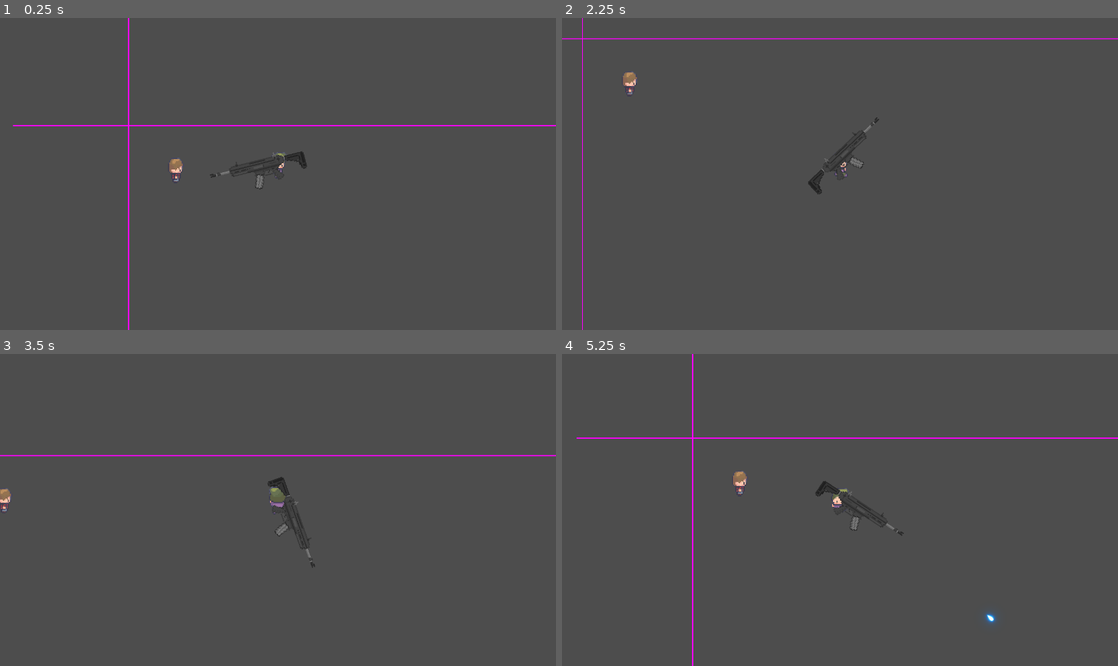
Above: before the commit, frames 1-4 (two rows, left to right).
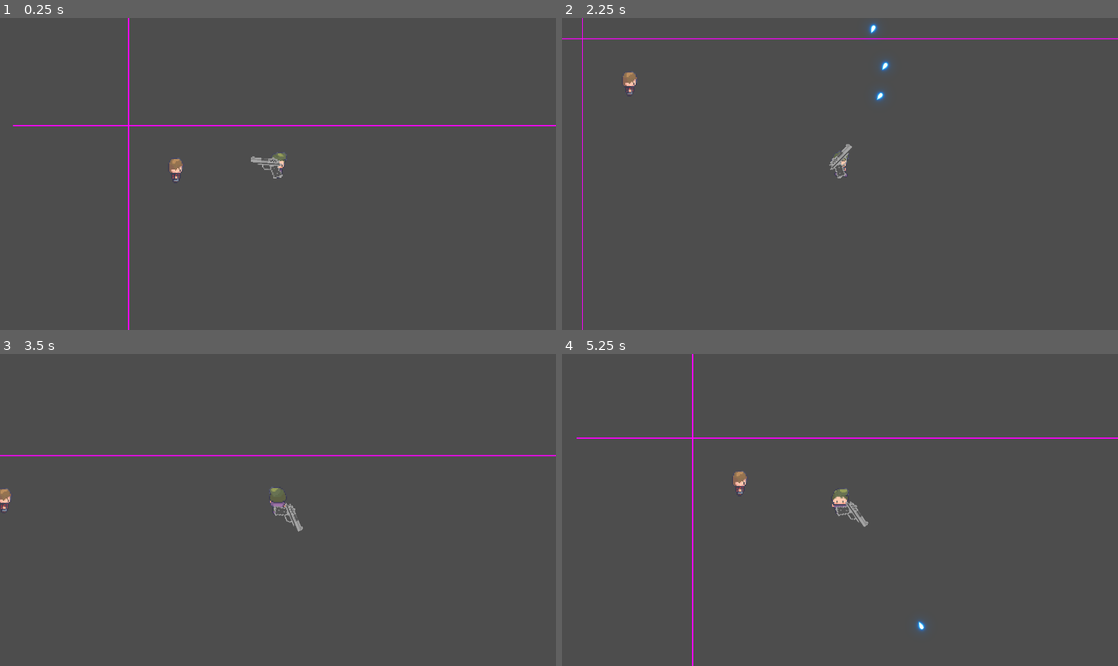
Above: after the commit, the same moments.

Repository: shuyangzhangfirst/Worker_Godot_Game
Game: Godot game, scene res://scene/main/main.tscn
The game is run twice, just before and just after one commit, with the same random seed, the same clock (stepped at 60 frames per second) and the same inputs. The engine's default icon, where the game draws it, is replaced by a stand-in: a white triangle on a blue panel in a dark square.
Inputs (mouse positions are in pixels of both pictures, inside the frame that each line leads up to):
- Up to frame 1 (0.25 s): no input
- Up to frame 2 (2.25 s): move the mouse to (962, 158) at 0.52 s; hold D (Right) 0.53-1.28 s; click (962, 158) at 0.6 s; move the mouse to (728, 189) at 1.27 s; hold S (Down) 1.28-2.03 s; tap Tab (change_fire_mode) at 1.35 s; move the mouse to (895, 105) at 2.02 s; hold D (Right) from 2.03 s (still down); click (895, 105) at 2.1 s
- Up to frame 3 (3.5 s): move the mouse to (250, 572) at 2.77 s; release D (Right) at 2.78 s; hold W (Up) from 2.78 s (still down); tap Tab (change_fire_mode) at 2.85 s
- Up to frame 4 (5.25 s): move the mouse to (1006, 556) at 3.52 s; release W (Up) at 3.53 s; hold A (Left) 3.53-5.03 s; click (1006, 556) at 3.6 s; move the mouse to (673, 463) at 4.27 s; tap Tab (change_fire_mode) at 4.35 s; move the mouse to (867, 510) at 5.02 s; hold S (Down) from 5.03 s (still down); click (867, 510) at 5.1 s

The runs differ from the first frame. In frame 1, 0.4% of the frame differs, in the area x 37-56%, y 42-56%; in frame 2, 0.6%, in the area x 44-60%, y 1-57%; in frame 3, 0.4%; in frame 4, 0.5%.
Error before the commit: Invalid access to property or key 'TakeDamage' on a base object of type 'Nil'. (res://script/component/character/player/player.gd:10)

Commit message:
修正玩家场景

Diff:
--- a/scene/component/character/player/player.tscn
+++ b/scene/component/character/player/player.tscn
@@ -7,7 +7,10 @@
 [ext_resource type="Script" uid="uid://dujllhikumg4" path="res://script/class/state/Player/Player_Walk_State.gd" id="5_bubao"]
 [ext_resource type="Script" uid="uid://cbcdyr20avkx4" path="res://script/component/character/StatsSystem/StatsManager.gd" id="6_1nox1"]
 [ext_resource type="Script" uid="uid://d187dktq0xg4" path="res://script/component/character/StatsSystem/Stat.gd" id="7_kvbc0"]
-[ext_resource type="PackedScene" uid="uid://cslh3tucr7qfn" path="res://scene/component/weapon/gun/automatic_rifle/automatic_rifle.tscn" id="8_28dk6"]
+[ext_resource type="PackedScene" uid="uid://be8n6l64fk5hw" path="res://scene/component/weapon/gun/handgun/handgun.tscn" id="8_28dk6"]
+[ext_resource type="Resource" uid="uid://rvd8fu46ifbb" path="res://Resource/PlayerStatResource/PlayerMaxHealth.tres" id="9_dthkf"]
+[ext_resource type="Resource" uid="uid://ciajtkyy557wt" path="res://Resource/PlayerStatResource/PlayerCurrentHealth.tres" id="10_dyfn5"]
+[ext_resource type="Script" uid="uid://dfxe4byorgdgl" path="res://script/component/hurtbox 受击框/Hurtbox.gd" id="11_dyfn5"]
 
 [sub_resource type="RectangleShape2D" id="RectangleShape2D_1tc5g"]
 size = Vector2(12, 7)
@@ -146,8 +149,50 @@
 base_value = 100.0
 metadata/_custom_type_script = "uid://d187dktq0xg4"
 
-[node name="Player" type="CharacterBody2D" unique_id=576296784 node_paths=PackedStringArray("animationplayer", "sprite", "statemachine")]
+[sub_resource type="RectangleShape2D" id="RectangleShape2D_8ua8b"]
+size = Vector2(15, 22)
+
+[sub_resource type="Animation" id="Animation_dyfn5"]
+length = 0.001
+tracks/0/type = "value"
+tracks/0/imported = false
+tracks/0/enabled = true
+tracks/0/path = NodePath(".:modulate")
+tracks/0/interp = 1
+tracks/0/loop_wrap = true
+tracks/0/keys = {
+"times": PackedFloat32Array(0),
+"transitions": PackedFloat32Array(1),
+"update": 0,
+"values": [Color(1, 1, 1, 1)]
+}
+
+[sub_resource type="Animation" id="Animation_8ua8b"]
+resource_name = "takedamage"
+step = 0.05
+tracks/0/type = "value"
+tracks/0/imported = false
+tracks/0/enabled = true
+tracks/0/path = NodePath(".:modulate")
+tracks/0/interp = 1
+tracks/0/loop_wrap = true
+tracks/0/keys = {
+"times": PackedFloat32Array(0, 0.1, 0.19984019, 0.29984018, 0.39968038, 0.49968037, 0.596745, 0.69674504, 0.79936075),
+"transitions": PackedFloat32Array(1, 1, 1, 1, 1, 1, 1, 1, 1),
+"update": 0,
+"values": [Color(1, 1, 1, 1), Color(1, 1, 1, 0.19607843), Color(1, 1, 1, 1), Color(1, 1, 1, 0.39215687), Color(1, 1, 1, 1), Color(1, 1, 1, 0.5882353), Color(1, 1, 1, 1), Color(1, 1, 1, 0.78431374), Color(1, 1, 1, 1)]
+}
+
+[sub_resource type="AnimationLibrary" id="AnimationLibrary_60te1"]
+_data = {
+&"RESET": SubResource("Animation_dyfn5"),
+&"takedamage": SubResource("Animation_8ua8b")
+}
+
+[node name="Player" type="CharacterBody2D" unique_id=576296784 node_paths=PackedStringArray("statmanager", "hurtbox", "animationplayer", "sprite", "statemachine")]
 script = ExtResource("1_aheb8")
+statmanager = NodePath("StatManager")
+hurtbox = NodePath("Hurtbox")
 animationplayer = NodePath("AnimationPlayer")
 sprite = NodePath("Sprite2D")
 statemachine = NodePath("StateMachine")
@@ -189,4 +234,20 @@
 
 [node name="Camera2D" type="Camera2D" parent="." unique_id=2125858279]
 
-[node name="Gatlin" parent="." unique_id=737484638 instance=ExtResource("8_28dk6")]
+[node name="Handgun" parent="." unique_id=737484638 instance=ExtResource("8_28dk6")]
+
+[node name="StatSystem" type="Node" parent="." unique_id=1188695261]
+script = ExtResource("6_1nox1")
+stats = Array[ExtResource("7_kvbc0")]([ExtResource("9_dthkf"), ExtResource("10_dyfn5")])
+
+[node name="Hurtbox" type="Area2D" parent="." unique_id=1185940278]
+collision_layer = 0
+collision_mask = 4
+script = ExtResource("11_dyfn5")
+
+[node name="CollisionShape2D" type="CollisionShape2D" parent="Hurtbox" unique_id=1277727515]
+position = Vector2(0.5, -7)
+shape = SubResource("RectangleShape2D_8ua8b")
+
+[node name="EffectAnimationPlayer" type="AnimationPlayer" parent="." unique_id=683372094]
+libraries/ = SubResource("AnimationLibrary_60te1")
--- a/script/component/character/player/player.gd
+++ b/script/component/character/player/player.gd
@@ -12,7 +12,7 @@
 	statmanager.stats[Stat.StatType.health].ChangeBaseValue(StatModifier.Add(-1))
 	print(statmanager.stats[Stat.StatType.health].GetValue())
 
-func TakeDamage(hitbox:Hitbox):
+func TakeDamage(_hitbox:Hitbox):
 	statmanager.stats[Stat.StatType.health].ChangeBaseValue(StatModifier.Add(-1))
 	print(statmanager.stats[Stat.StatType.health].GetValue())
 
Not shown: 1 places in scene/component/character/player/player.tscn that only renumber resources
